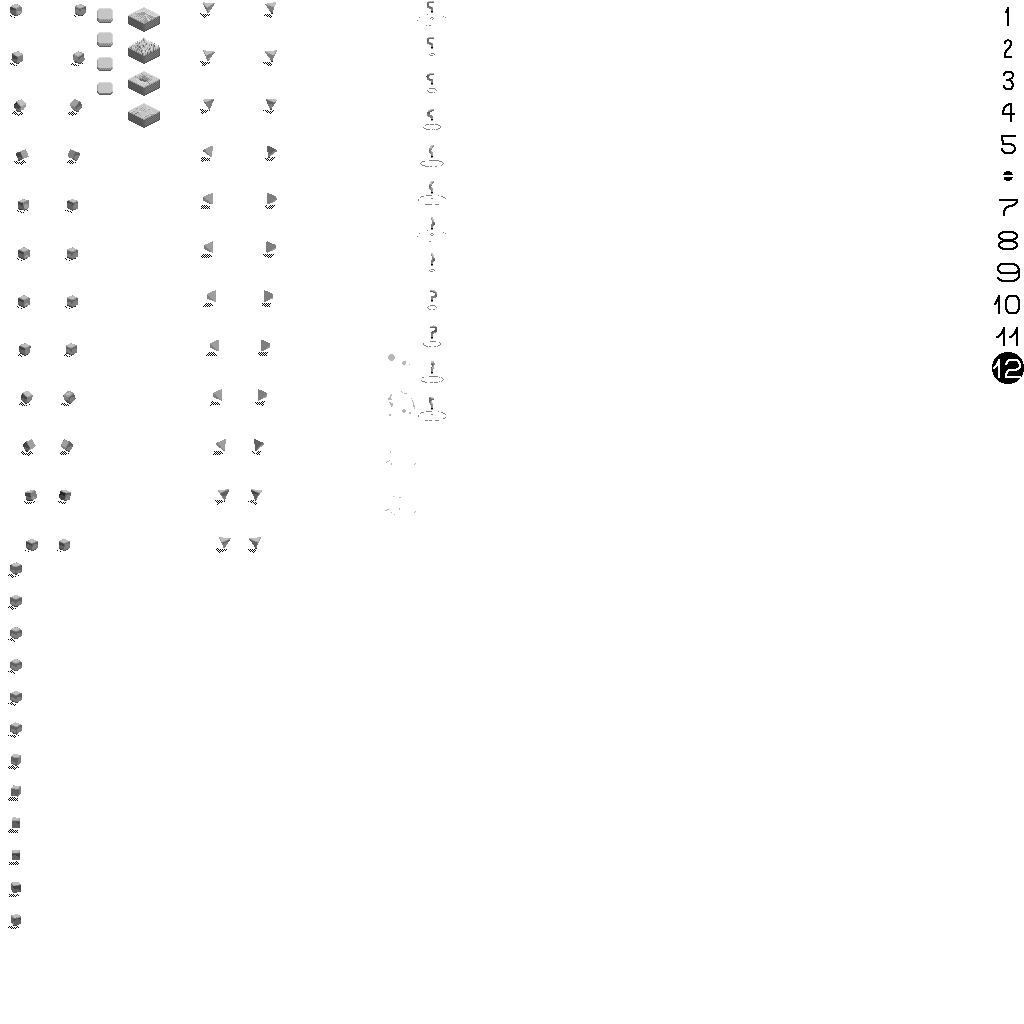
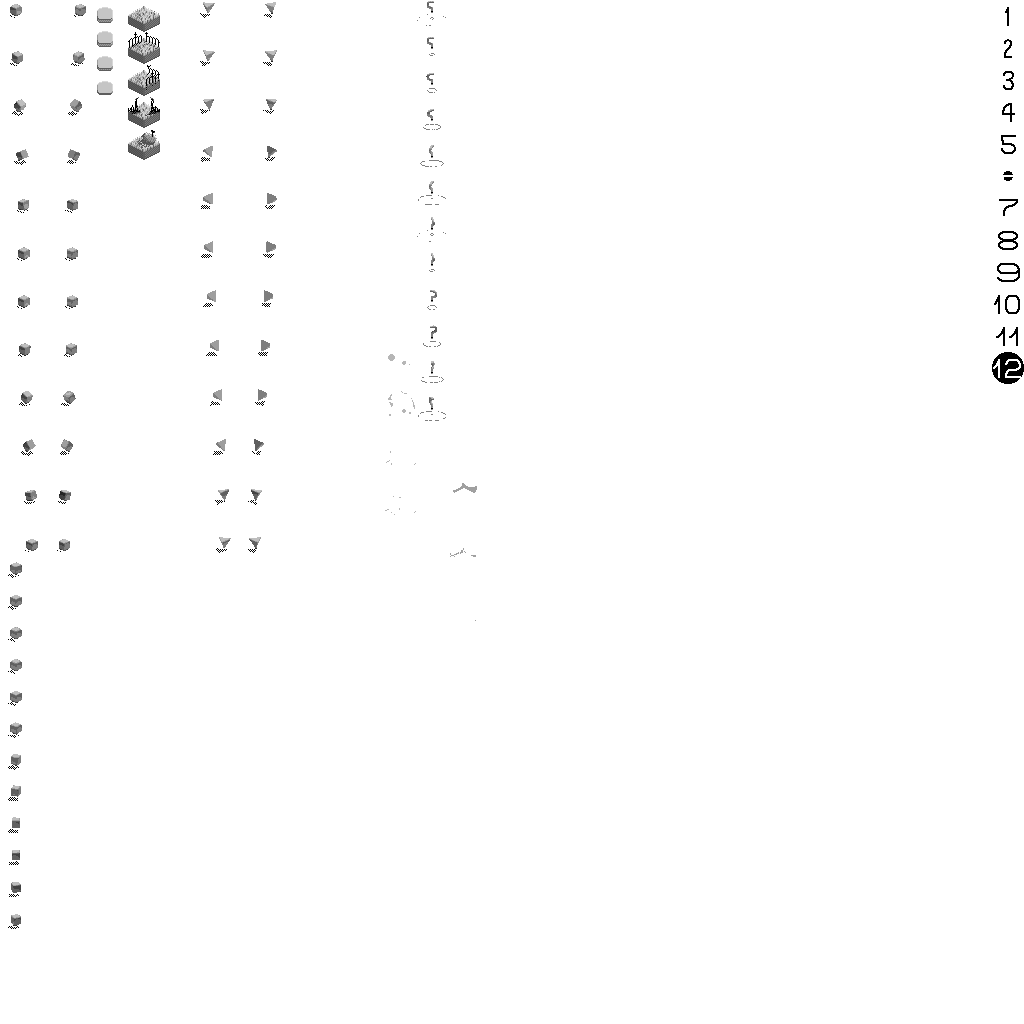
Before/after of a 1024×1024 layered artwork. What changed in the layer stack:
pixels changed over [97, 6, 477, 621] (layer not identified)
